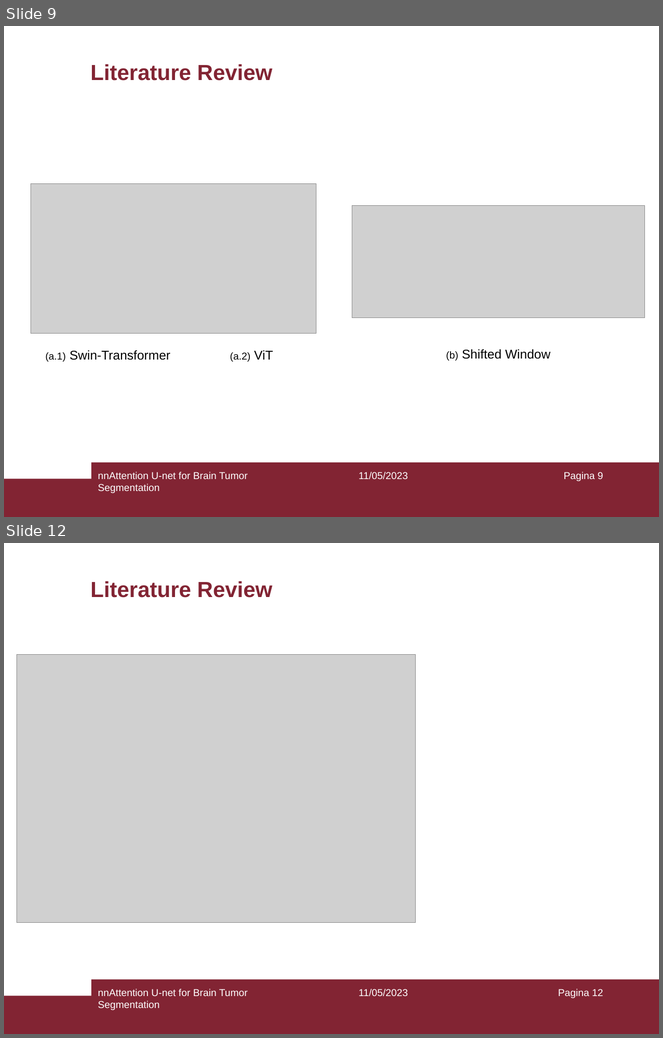
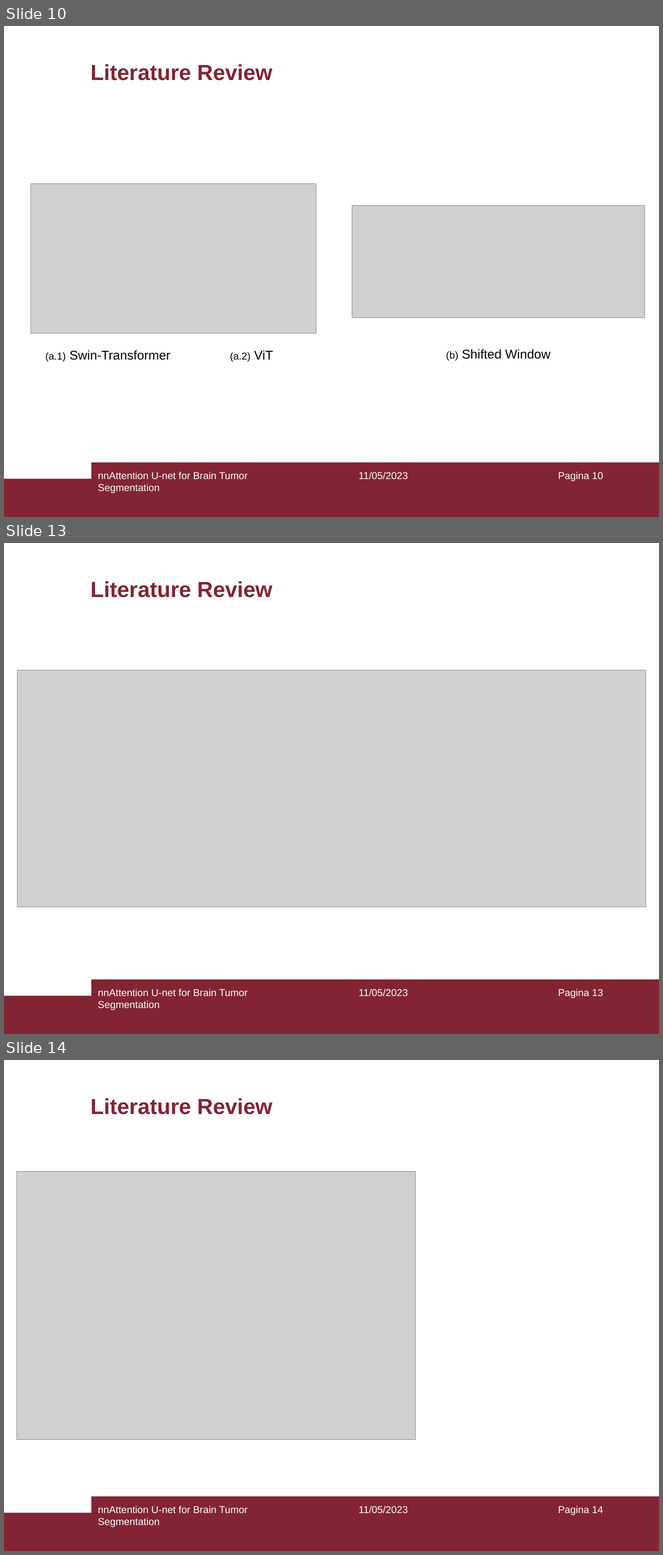
Before and after one commit to sh3rlock14/Master-Thesis-2023, a slide deck: thesis_slides/capparella.slides.pptx. Shown one above the other, each under a label of ours: slides 9 and 12 before the commit, slides 10, 13 and 14 after it; the slides between them are not shown. The pictures are 663x1038 and 663x1555 pixels, drawn with LibreOffice and Linux fonts; fonts in the diff are those of the drawing; grey boxes stand for pictures. Boxes give left, top, right and bottom in pixels: in the first picture for what was removed or moved away, otherwise in the second. Text is boxed around its words. In the diff, an @@ line names an element or a change of style, - is before the commit and + after.

Commit message:
add: new slides

```diff
--- a/thesis_slides/capparella.slides.pptx
+++ b/thesis_slides/capparella.slides.pptx
@@ slide 13 added at [4, 543, 659, 1034], background #FFFFFF; not listed: 2 template elements that a slide beside it also shows @@
@@ title added at [90, 581, 273, 598], 24 pt, text #822433, bold @@
+Literature Review
@@ picture added at [17, 670, 646, 908] @@
@@ text added at [98, 989, 248, 1010], 11 pt, text #FFFFFF @@
+nnAttention U-net for Brain Tumor Segmentation
@@ text added at [359, 989, 408, 997], 11 pt, text #FFFFFF @@
+11/05/2023
@@ page number added at [558, 989, 603, 999], 11 pt, text #FFFFFF @@
+Pagina 13
@@ what was slide 9 is now slide 10 @@
@@ page number at [558, 472, 603, 482]: text changed @@
-Pagina 9
+Pagina 10
@@ what was slide 12 is now slide 14 @@
@@ page number at [558, 1506, 603, 1516]: text changed @@
-Pagina 12
+Pagina 14
```
Also in this commit, not shown: 2 slides changed, 2 other files.
